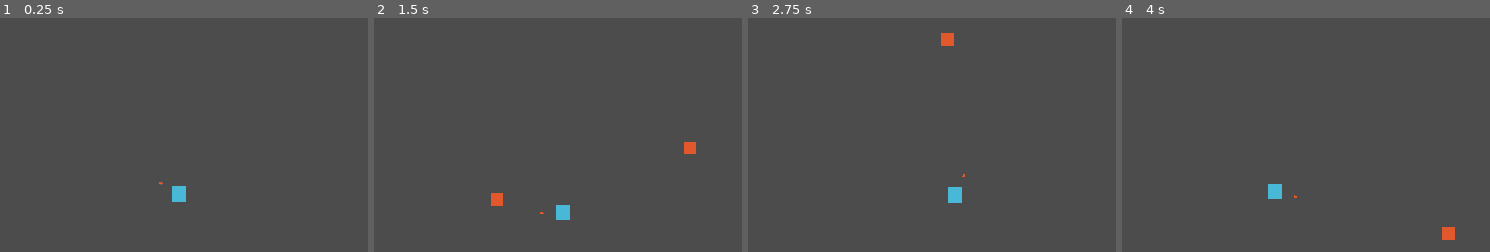
Above: before the commit, frames 1-4 (left to right).
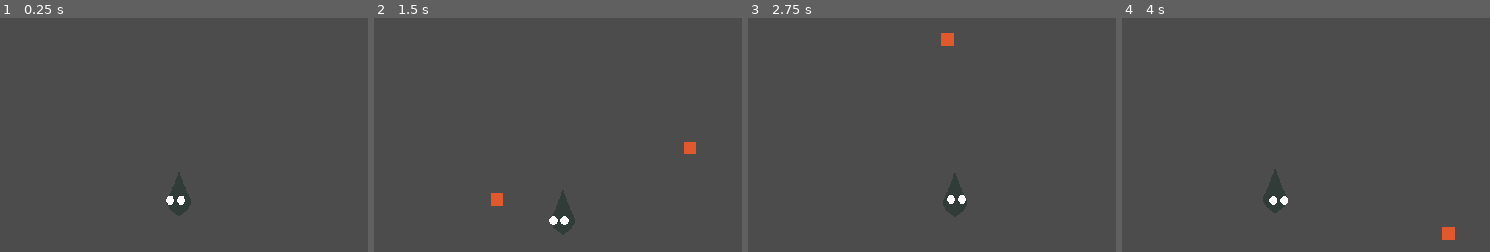
Above: after the commit, the same moments.

Repository: quiet-night-studio/redemption
Game: Godot game, scene res://scenes/Level.tscn
Two runs of this game, one before a commit and one after it. Both use one fixed random seed, a clock stepped at 60 frames per second and the inputs below.
Inputs (mouse positions are % of the whole screen's width and height, from its top left):
- Up to frame 1 (0.25 s): no input
- Up to frame 2 (1.5 s): tap Enter at 0.5 s; move the mouse to (78, 45) at 0.52 s; hold Right (ui_right) 0.53-1.28 s; click (78, 45) at 0.6 s; move the mouse to (32, 55) at 1.27 s; hold Down (ui_down) from 1.28 s (still down); click (32, 55) at 1.35 s
- Up to frame 3 (2.75 s): move the mouse to (65, 28) at 2.02 s; release Down (ui_down) at 2.03 s; hold Right (ui_right) from 2.03 s (still down); click (65, 28) at 2.1 s
- Up to frame 4 (4 s): move the mouse to (49, 70) at 2.77 s; release Right (ui_right) at 2.78 s; hold Up (ui_up) 2.78-3.53 s; click (49, 70) at 2.85 s; move the mouse to (87, 65) at 3.52 s; hold Left (ui_left) from 3.53 s (still down); click (87, 65) at 3.6 s
The pictures show only the part of the screen within x 30-80%, y 12-62%; the shares and areas given below are measured in that part.

The runs differ from the first frame. In frame 1, 0.7% of the frame differs, in the area x 43-52%, y 65-85%; in frame 2, 0.7%, in the area x 45-55%, y 73-93%; in frame 3, 0.7%; in frame 4, 0.7%.

Commit message:
player's eye is now the aim

Diff:
--- a/scenes/Player.tscn
+++ b/scenes/Player.tscn
@@ -1,27 +1,36 @@
 [gd_scene load_steps=8 format=2]
 
 [ext_resource path="res://scripts/Player.gd" type="Script" id=1]
-[ext_resource path="res://assets/blue_square.png" type="Texture" id=2]
+[ext_resource path="res://assets/koyama/koyama-without-eyes.png" type="Texture" id=2]
 [ext_resource path="res://scenes/Bullet.tscn" type="PackedScene" id=3]
 [ext_resource path="res://assets/sounds/Alone at Twilight 1.wav" type="AudioStream" id=4]
-[ext_resource path="res://assets/orange_square.png" type="Texture" id=5]
+[ext_resource path="res://assets/koyama/eyes.png" type="Texture" id=6]
 
 [sub_resource type="RectangleShape2D" id=1]
 extents = Vector2( 9, 10 )
 
 [sub_resource type="RectangleShape2D" id=2]
-extents = Vector2( 3.125, 3.43751 )
+extents = Vector2( 4.68751, 8.59377 )
 
 [node name="Player" type="KinematicBody2D" groups=["player"]]
 script = ExtResource( 1 )
 Bullet = ExtResource( 3 )
 
 [node name="Sprite" type="Sprite" parent="."]
-position = Vector2( -2.38419e-07, -2.68221e-07 )
-scale = Vector2( 2, 2 )
+scale = Vector2( 0.941667, 0.941667 )
 texture = ExtResource( 2 )
-region_enabled = true
-region_rect = Rect2( 50, 20, 9, 10 )
+region_rect = Rect2( 14, 0, 32, 60 )
+
+[node name="Control" type="Control" parent="."]
+margin_left = -15.0
+margin_top = -5.0
+margin_right = 15.0
+margin_bottom = 25.0
+
+[node name="Eyes" type="Sprite" parent="Control"]
+position = Vector2( 15, 5 )
+scale = Vector2( 0.941667, 0.941667 )
+texture = ExtResource( 6 )
 
 [node name="Camera2D" type="Camera2D" parent="."]
 current = true
@@ -32,26 +41,17 @@
 shape = SubResource( 1 )
 
 [node name="Area2D" type="Area2D" parent="."]
+visible = false
 position = Vector2( -1.43051e-06, -4.76837e-07 )
 scale = Vector2( 3.2, 3.2 )
 
 [node name="CollisionShape2D" type="CollisionShape2D" parent="Area2D"]
 modulate = Color( 1, 0.0196078, 0.0196078, 1 )
-position = Vector2( 8.56816e-07, 4.28408e-07 )
-scale = Vector2( 0.999998, 0.999998 )
+scale = Vector2( 0.999997, 0.999997 )
 shape = SubResource( 2 )
 
 [node name="music" type="AudioStreamPlayer2D" parent="."]
 stream = ExtResource( 4 )
 autoplay = true
 
-[node name="Aim" type="Node2D" parent="."]
-
-[node name="Position2D" type="Position2D" parent="Aim"]
-position = Vector2( 27, 0 )
-
-[node name="Sprite" type="Sprite" parent="Aim/Position2D"]
-scale = Vector2( 0.436454, 0.278095 )
-texture = ExtResource( 5 )
-
 [connection signal="area_entered" from="Area2D" to="." method="_on_Area2D_area_entered"]
--- a/scenes/singletons/audio.tscn
+++ b/scenes/singletons/audio.tscn
@@ -4,6 +4,7 @@
 [ext_resource path="res://scenes/singletons/audio.gd" type="Script" id=2]
 
 [node name="Audio" type="Node2D"]
+position = Vector2( 523, 296 )
 script = ExtResource( 2 )
 
 [node name="Death" type="AudioStreamPlayer2D" parent="."]
--- a/scripts/Player.gd
+++ b/scripts/Player.gd
@@ -8,6 +8,8 @@
 
 const RADIUS = 30
 
+onready var eyes = $Control/Eyes
+
 var speed = 200
 
 func _physics_process(_delta: float) -> void:
@@ -16,6 +18,9 @@
 
 	var facing_direction = mouse_world - player_world
 	var muzzle_position = facing_direction.normalized() * Vector2(50, 50)
+	var eye_position = facing_direction.normalized() * Vector2(5, 5)
+
+	eyes.global_position = global_position + eye_position
 
 	var velocity = Vector2.ZERO
 	if Input.is_action_pressed('ui_right'):
@@ -40,8 +45,6 @@
 		b.global_position = global_position + muzzle_position
 		b.set_velocity(facing_direction.normalized())
 
-	$Aim.look_at(get_global_mouse_position())
-
 func kill() -> void:
 	var err = get_tree().reload_current_scene()
 	if err != OK:
